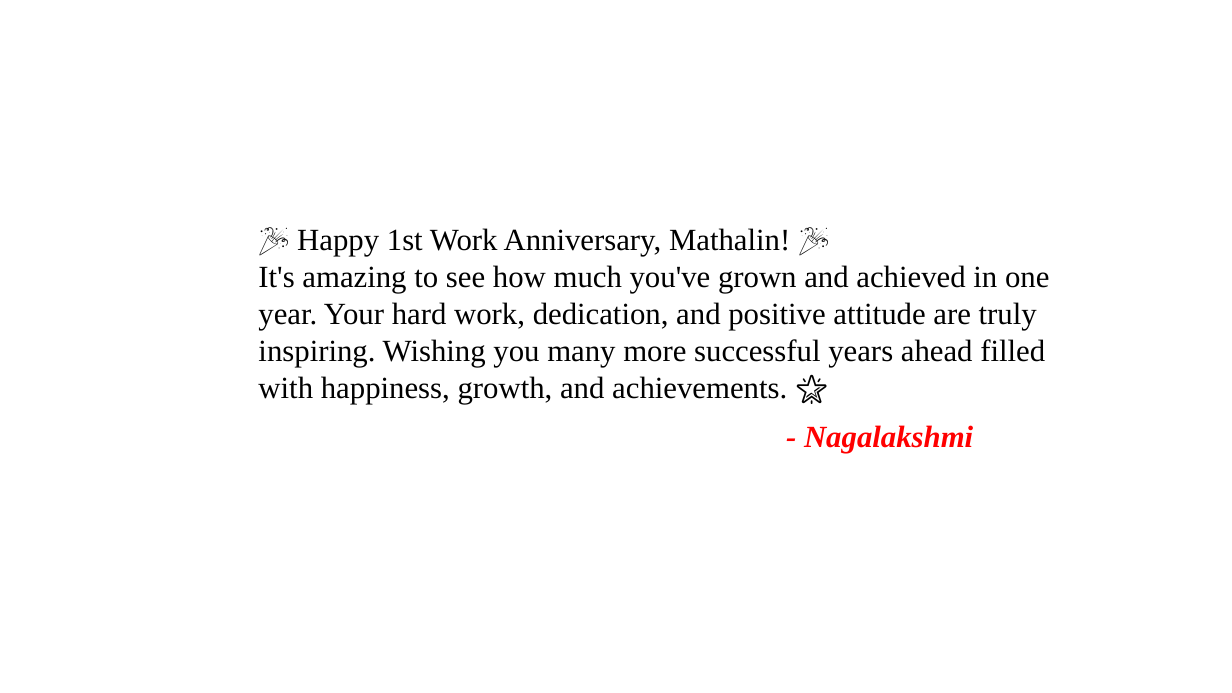
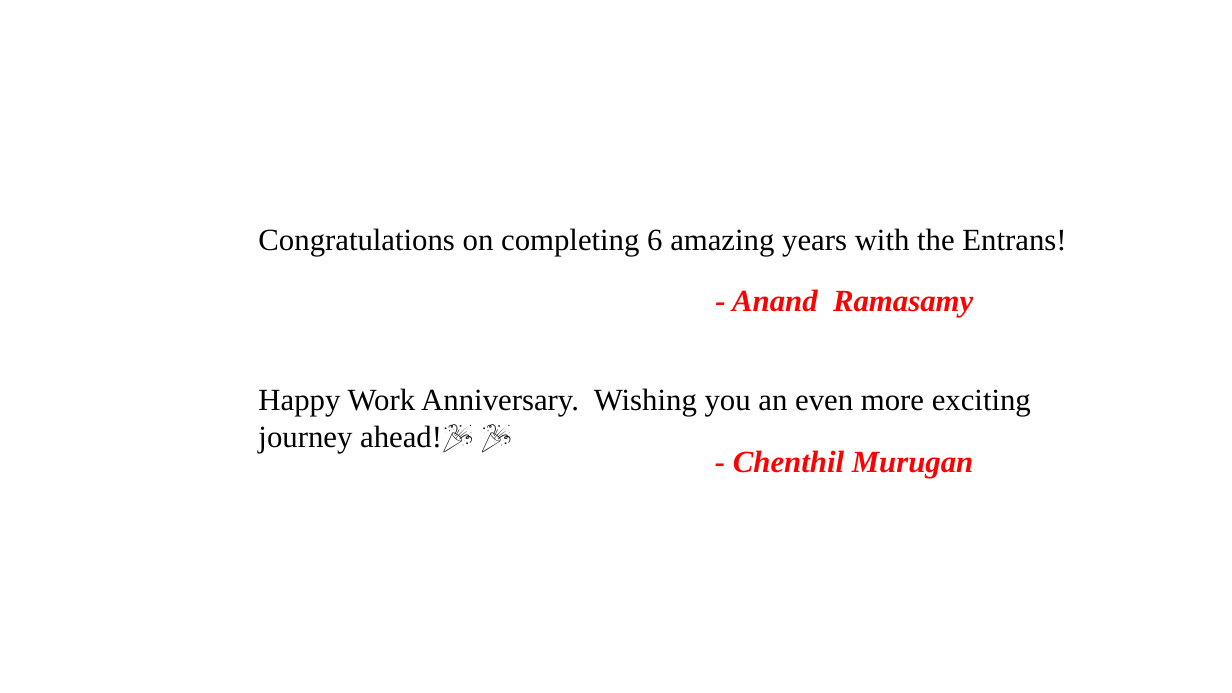
Before and after one commit to Joedharsic07/entrans-hr-hub-fullstack, a slide deck: slide 3 of entrans-hr-hub-backend/myproject/media/Final_Anniversary_Presentation.pptx. Drawn at 1232x693 pixels with LibreOffice and Linux fonts; fonts in the diff are those of the drawing; background and template pictures are left out. Boxes give left, top, right and bottom in pixels: in the first picture for what was removed or moved away, otherwise in the second. Text is boxed around its words. In the diff, an @@ line names an element or a change of style, - is before the commit and + after.

```diff
--- a/entrans-hr-hub-backend/myproject/media/Final_Anniversary_Presentation.pptx
+++ b/entrans-hr-hub-backend/myproject/media/Final_Anniversary_Presentation.pptx
@@ text at (258,228,1066,256): text changed @@
-🎉 Happy 1st Work Anniversary, Mathalin! 🎉
-It's amazing to see how much you've grown and achieved in one year. Your hard work, dedication, and positive attitude are truly inspiring. Wishing you many more successful years ahead filled with happiness, growth, and achievements. 🌟
+Congratulations on completing 6 amazing years with the Entrans!
@@ text at (732,289,973,318): text changed @@
-- Nagalakshmi
+- Anand Ramasamy
@@ text added at (258,388,1031,453), 18 pt, text #000000 @@
+Happy Work Anniversary. Wishing you an even more exciting journey ahead!🎉 🎉
@@ text added at (733,450,973,478), 18 pt, text #FF0000, bold, italic @@
+- Chenthil Murugan
```
Also in this commit, not shown: 8 other slides changed, 2 slides added, 2 slides removed, 28 other files.
